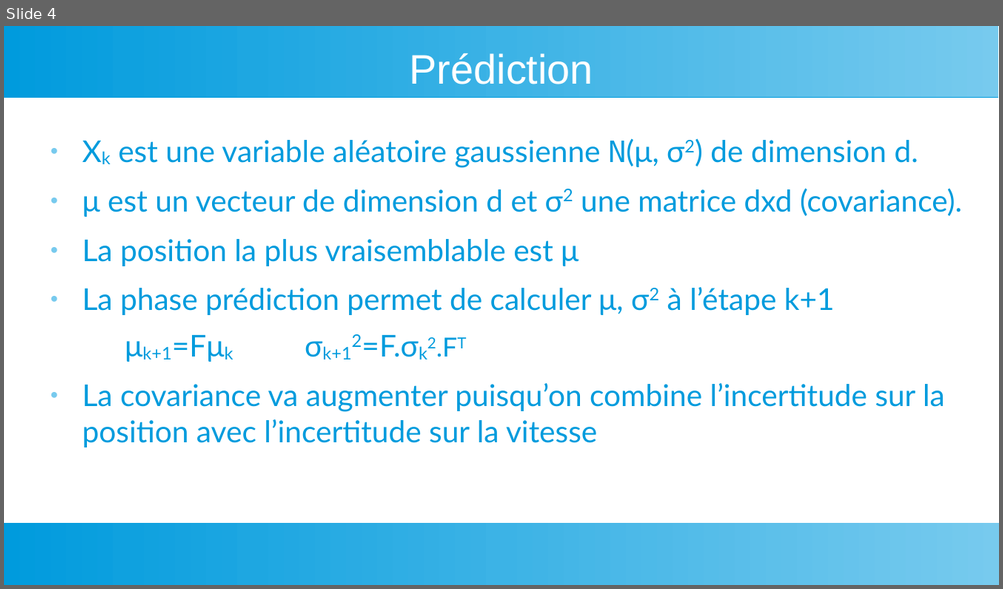
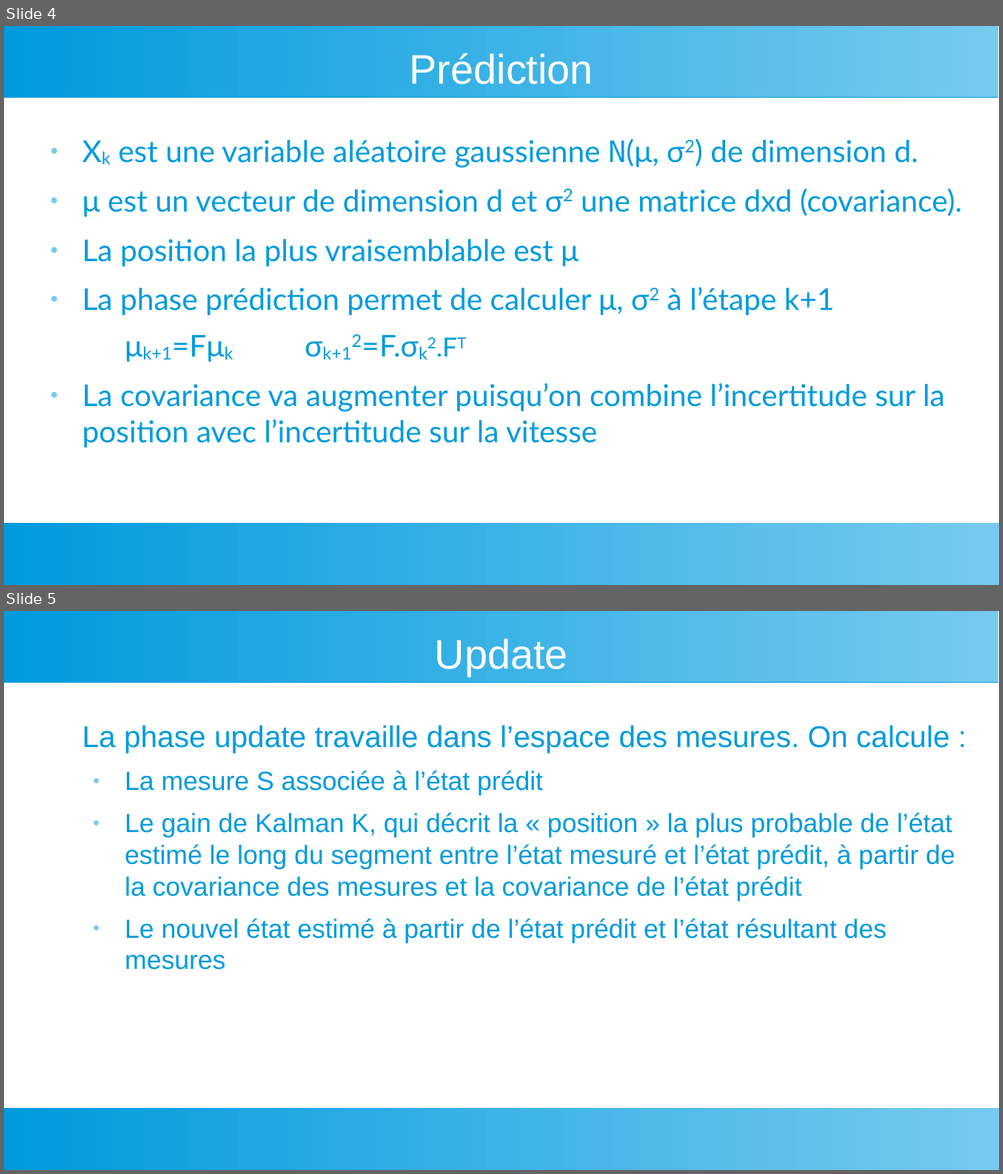
Before and after one commit to LaFabrickMassy/Projet-Fablab, a slide deck: Robotique/Micromouse/Documents/Micromouse -6-Filtre Kalman.odp. Shown one above the other, each under a label of ours: slide 4 before the commit, slides 4 and 5 after it. The pictures are 1003x589 and 1003x1174 pixels, drawn with LibreOffice and Linux fonts; fonts in the diff are those of the drawing. Boxes give left, top, right and bottom in pixels: in the first picture for what was removed or moved away, otherwise in the second. Text is boxed around its words. In the diff, an @@ line names an element or a change of style, - is before the commit and + after.

```diff
--- a/Robotique/Micromouse/Documents/Micromouse -6-Filtre Kalman.odp
+++ b/Robotique/Micromouse/Documents/Micromouse -6-Filtre Kalman.odp
@@ slide 5 added at (x1=4, y1=611, x2=999, y2=1170), background #FFFFFF; not listed: 2 template elements that a slide beside it also shows @@
@@ title added at (x1=435, y1=638, x2=568, y2=676), 33 pt, text #FFFFFF @@
+Update
@@ text added at (x1=82, y1=725, x2=955, y2=970), 21 pt, text #009BDD @@
+La phase update travaille dans l’espace des mesures. On calcule :
+  ● La mesure S associée à l’état prédit
+  ● Le gain de Kalman K, qui décrit la « position » la plus probable de l’état estimé le long du segment entre l’état mesuré et l’état prédit, à partir de la covariance des mesures et la covariance de l’état prédit
+  ● Le nouvel état estimé à partir de l’état prédit et l’état résultant des mesures
```
Also in this commit, not shown: 1 slide changed, 1 other slide added, 1 slide removed.
